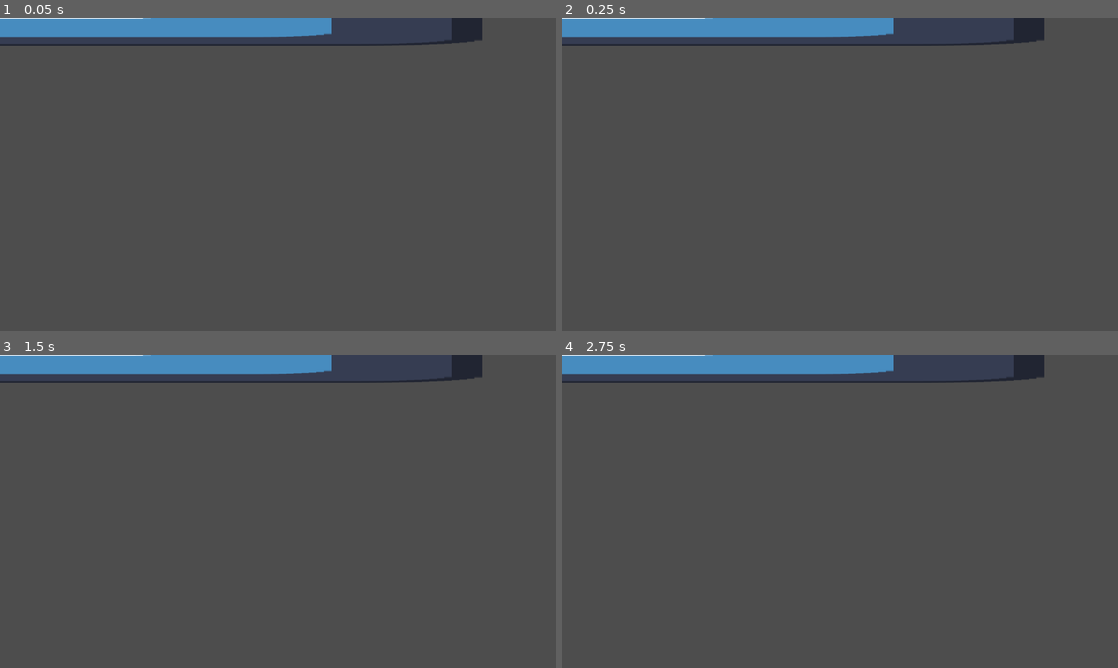
Above: before the commit, frames 1-4 (two rows, left to right).
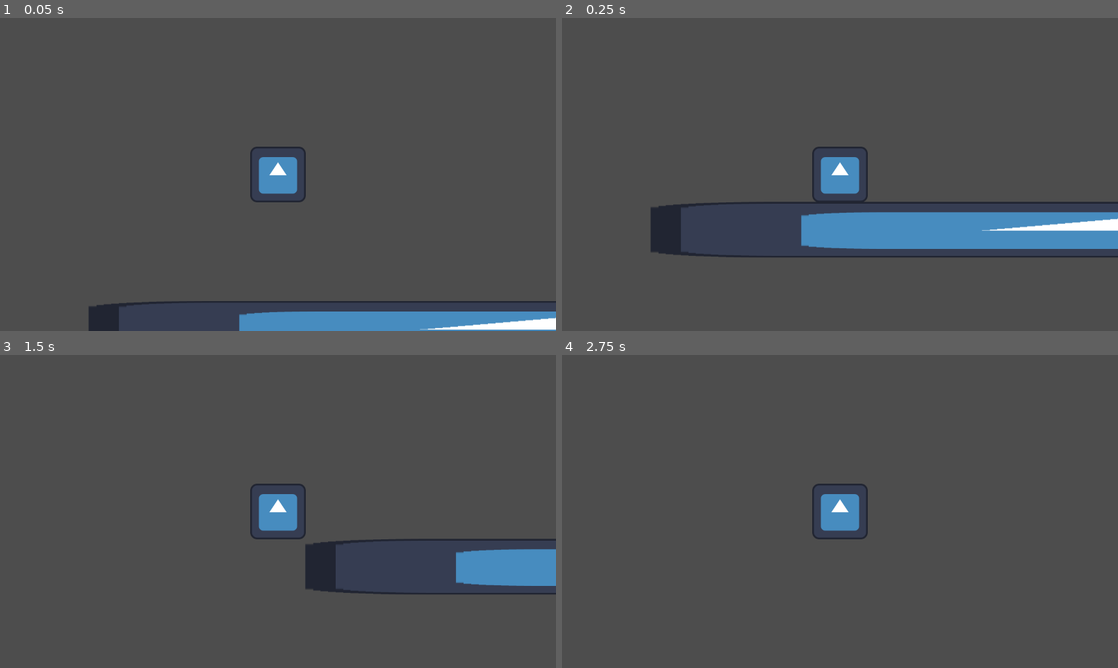
Above: after the commit, the same moments.

Repository: flowyde/Godot-CelesteLike
Game: Godot game, scene res://scenes/main.tscn
Same seed, same stepped clock (60 frames per second), same inputs: the game is played once before the commit and once after it. The engine's default icon, where the game draws it, is replaced by a stand-in: a white triangle on a blue panel in a dark square.
Inputs:
- Up to frame 1 (0.05 s): no input
- Up to frame 2 (0.25 s): no input
- Up to frame 3 (1.5 s): tap Enter at 0.5 s; hold Right (move_right, bound only after the commit) 0.53-1.28 s; hold Left (move_left, bound only after the commit) from 1.28 s (still down)
- Up to frame 4 (2.75 s): tap Space at 2 s; release Left (move_left, bound only after the commit) at 2.03 s; hold Right (move_right, bound only after the commit) from 2.03 s (still down)

The runs differ from the first frame. In frame 1, 10% of the frame differs, in the area x 0-100%, y 0-100%; in frame 2, 14%, in the area x 0-100%, y 0-77%; in frame 3, 9.1%; in frame 4, 5.7%.

Commit message:
Added left and right controlls to the player

Diff:
--- a/project.godot
+++ b/project.godot
@@ -19,3 +19,21 @@
 
 window/size/viewport_width=1280
 window/size/viewport_height=720
+
+[input]
+
+move_right={
+"deadzone": 0.2,
+"events": [Object(InputEventKey,"resource_local_to_scene":false,"resource_name":"","device":-1,"window_id":0,"alt_pressed":false,"shift_pressed":false,"ctrl_pressed":false,"meta_pressed":false,"pressed":false,"keycode":0,"physical_keycode":4194321,"key_label":0,"unicode":0,"location":0,"echo":false,"script":null)
+]
+}
+move_left={
+"deadzone": 0.2,
+"events": [Object(InputEventKey,"resource_local_to_scene":false,"resource_name":"","device":-1,"window_id":0,"alt_pressed":false,"shift_pressed":false,"ctrl_pressed":false,"meta_pressed":false,"pressed":false,"keycode":0,"physical_keycode":4194319,"key_label":0,"unicode":0,"location":0,"echo":false,"script":null)
+]
+}
+move_jump={
+"deadzone": 0.2,
+"events": [Object(InputEventKey,"resource_local_to_scene":false,"resource_name":"","device":-1,"window_id":0,"alt_pressed":false,"shift_pressed":false,"ctrl_pressed":false,"meta_pressed":false,"pressed":false,"keycode":0,"physical_keycode":90,"key_label":0,"unicode":122,"location":0,"echo":false,"script":null)
+]
+}
--- a/scenes/main.tscn
+++ b/scenes/main.tscn
@@ -1,6 +1,10 @@
-[gd_scene load_steps=2 format=3 uid="uid://bsqv73thcohgl"]
+[gd_scene load_steps=4 format=3 uid="uid://bsqv73thcohgl"]
 
 [ext_resource type="Texture2D" uid="uid://bt0pi53i7e8m4" path="res://icon.svg" id="1_o5qli"]
+[ext_resource type="PackedScene" uid="uid://7res17xqksnv" path="res://scenes/player.tscn" id="2_0wfyh"]
+
+[sub_resource type="RectangleShape2D" id="RectangleShape2D_0wfyh"]
+size = Vector2(128.145, 126)
 
 [node name="main" type="Node2D"]
 
@@ -10,3 +14,12 @@
 scale = Vector2(17.3398, 1)
 texture = ExtResource("1_o5qli")
 region_rect = Rect2(-1.197, -1.818, 173.95, 128.531)
+
+[node name="StaticBody2D" type="StaticBody2D" parent="Icon"]
+
+[node name="CollisionShape2D" type="CollisionShape2D" parent="Icon/StaticBody2D"]
+scale = Vector2(1, 1)
+shape = SubResource("RectangleShape2D_0wfyh")
+
+[node name="player" parent="." instance=ExtResource("2_0wfyh")]
+position = Vector2(-674, -404)
--- /dev/null
+++ b/scenes/player.tscn
@@ -0,0 +1,18 @@
+[gd_scene load_steps=4 format=3 uid="uid://7res17xqksnv"]
+
+[ext_resource type="Script" uid="uid://c8tvu3k4fncon" path="res://scripts/player.gd" id="1_g2els"]
+[ext_resource type="Texture2D" uid="uid://bt0pi53i7e8m4" path="res://icon.svg" id="2_qhqgy"]
+
+[sub_resource type="RectangleShape2D" id="RectangleShape2D_dqkch"]
+size = Vector2(130, 128)
+
+[node name="player" type="CharacterBody2D"]
+script = ExtResource("1_g2els")
+
+[node name="CollisionShape2D" type="CollisionShape2D" parent="."]
+shape = SubResource("RectangleShape2D_dqkch")
+
+[node name="Sprite2D" type="Sprite2D" parent="."]
+texture = ExtResource("2_qhqgy")
+
+[node name="Camera2D" type="Camera2D" parent="."]
--- /dev/null
+++ b/scripts/player.gd
@@ -0,0 +1,17 @@
+extends CharacterBody2D
+
+var speed : int = 20
+
+func _ready() -> void:
+
+	pass
+
+func _process(delta: float) -> void:
+	pass
+
+func _physics_process(delta: float) -> void:
+	var hMove: int = Input.get_axis("move_right","move_left")
+	velocity.x += hMove * speed
+	velocity.y += get_gravity().y
+	move_and_slide()
+	pass
Not shown, added: scripts/player.gd.uid
